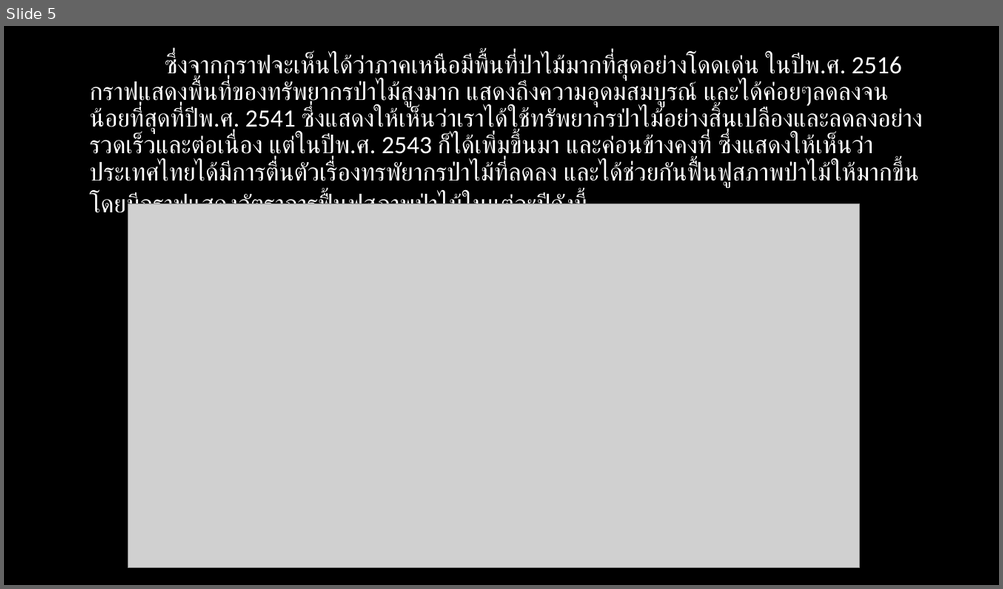
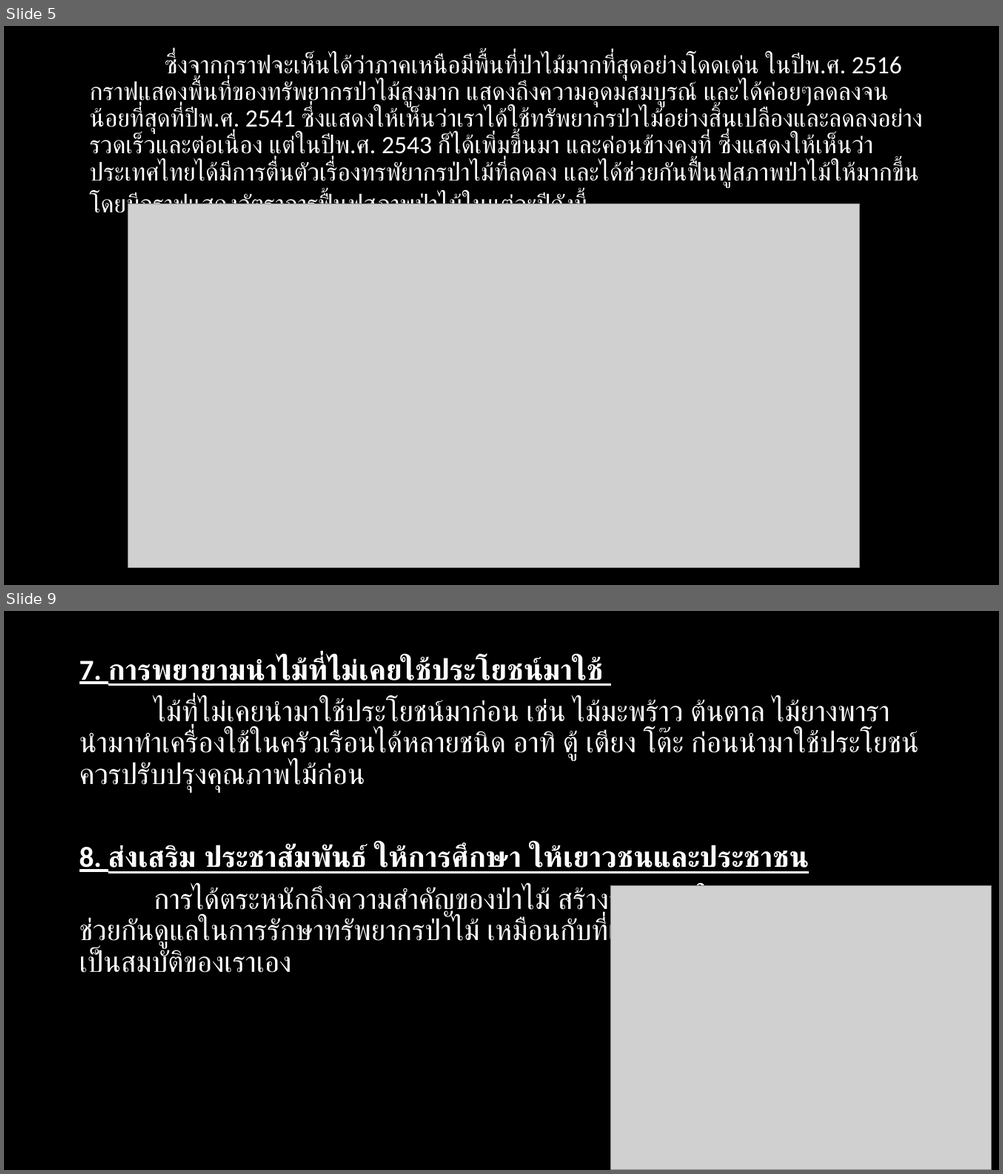
Before and after one commit to chinnatan/TheForest, a slide deck: The Forest.pptx. Shown one above the other, each under a label of ours: slide 5 before the commit, slides 5 and 9 after it; the slides between them are not shown. The pictures are 1003x589 and 1003x1174 pixels, drawn with LibreOffice and Linux fonts; fonts in the diff are those of the drawing; grey boxes stand for pictures. Boxes give left, top, right and bottom in pixels: in the first picture for what was removed or moved away, otherwise in the second. Text is boxed around its words. In the diff, an @@ line names an element or a change of style, - is before the commit and + after.

```diff
--- a/The Forest.pptx
+++ b/The Forest.pptx
@@ slide 9 added at <box>4,611,999,1170</box>, background #000000 @@
@@ text added at <box>79,657,917,973</box>, 28 pt, text #FFFFFF @@
+7. การพยายามนำไม้ที่ไม่เคยใช้ประโยชน์มาใช้
+ไม้ที่ไม่เคยนำมาใช้ประโยชน์มาก่อน เช่น ไม้มะพร้าว ต้นตาล ไม้ยางพารา นำมาทำเครื่องใช้ในครัวเรือนได้หลายชนิด อาทิ ตู้ เตียง โต๊ะ ก่อนนำมาใช้ประโยชน์ ควรปรับปรุงคุณภาพไม้ก่อน
+8. ส่งเสริม ประชาสัมพันธ์ ให้การศึกษา ให้เยาวชนและประชาชน
+การได้ตระหนักถึงความสำคัญของป่าไม้ สร้างจิตสำนึกในการอนุรักษ์ และช่วยกันดูแลในการรักษาทรัพยากรป่าไม้ เหมือนกับที่เรารักษาและหวงแหนสิ่งของที่เป็นสมบัติของเราเอง
@@ picture added at <box>611,886,990,1170</box> @@
```
Also in this commit, not shown: 1 slide changed, 4 other slides added.
